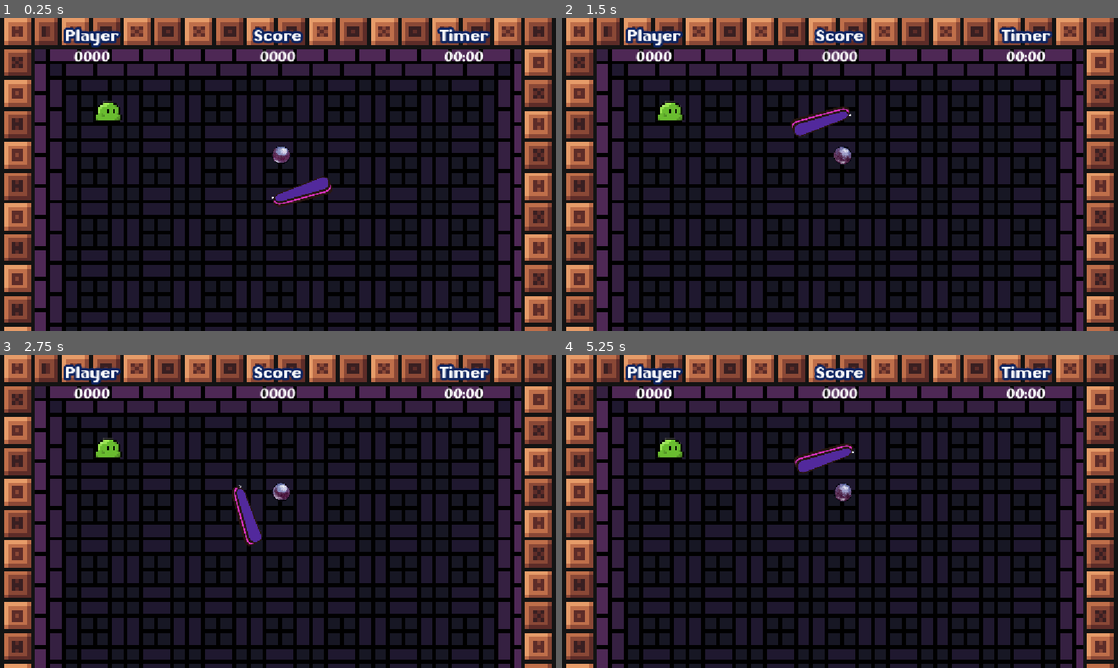
Above: before the commit, frames 1-4 (two rows, left to right).
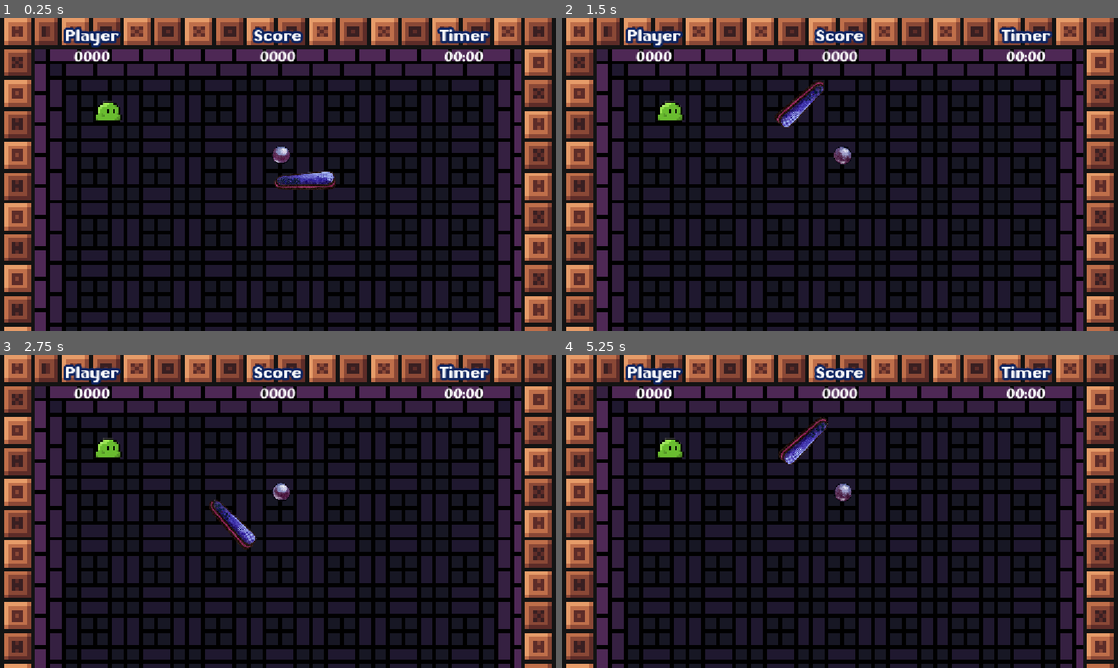
Above: after the commit, the same moments.

Repository: Edu-Dev12/Pinball_Survivor
Game: Godot game, scene res://Scenes/Level/Manager/game_manager.tscn
Two runs of this game, one before a commit and one after it. Both use one fixed random seed, a clock stepped at 60 frames per second and the inputs below.
Inputs:
- Up to frame 1 (0.25 s): no input
- Up to frame 2 (1.5 s): tap Enter at 0.5 s; hold D (Right) 0.53-1.28 s; hold S (Down) from 1.28 s (still down)
- Up to frame 3 (2.75 s): release S (Down) at 2.03 s; hold D (Right) from 2.03 s (still down)
- Up to frame 4 (5.25 s): release D (Right) at 2.78 s; hold W (Up) 2.78-3.53 s; hold A (Left) 3.53-5.03 s; hold S (Down) from 5.03 s (still down)

The runs differ from the first frame. In frame 1, 0.8% of the frame differs, in the area x 48-61%, y 48-61%; in frame 2, 1.0%, in the area x 38-52%, y 20-38%; in frame 3, 0.9%; in frame 4, 1.0%.
Error in both runs: Invalid access to property or key 'ENEMY_GROUP' on a base object of type 'Nil'. (res://Scripts/Entity/Enemy/enemy.gd:13)

Commit message:
Animação nova flipper

Diff:
--- a/rhythm-game/Scenes/Entity/Player/player.tscn
+++ b/rhythm-game/Scenes/Entity/Player/player.tscn
@@ -46,7 +46,7 @@
 autoplay = "default"
 
 [node name="Flipper" parent="VisualContainer" unique_id=380740414 instance=ExtResource("7_7lf8o")]
-position = Vector2(1, 1)
+position = Vector2(-8.037577, -14.010235)
 
 [node name="AnimationComponents" type="Node2D" parent="." unique_id=1967926830]
 
--- a/rhythm-game/Scenes/Environment/flipper.tscn
+++ b/rhythm-game/Scenes/Environment/flipper.tscn
@@ -5,23 +5,15 @@
 
 [sub_resource type="AtlasTexture" id="AtlasTexture_8x31y"]
 atlas = ExtResource("2_vjvvj")
-region = Rect2(13, 20, 250, 250)
+region = Rect2(0, 0, 360, 270)
 
 [sub_resource type="AtlasTexture" id="AtlasTexture_vjvvj"]
 atlas = ExtResource("2_vjvvj")
-region = Rect2(278, 20, 250, 250)
+region = Rect2(360, 0, 360, 270)
 
 [sub_resource type="AtlasTexture" id="AtlasTexture_pgric"]
 atlas = ExtResource("2_vjvvj")
-region = Rect2(13, 20, 250, 250)
-
-[sub_resource type="AtlasTexture" id="AtlasTexture_i4m2j"]
-atlas = ExtResource("2_vjvvj")
-region = Rect2(278, 20, 250, 250)
-
-[sub_resource type="AtlasTexture" id="AtlasTexture_xbqwb"]
-atlas = ExtResource("2_vjvvj")
-region = Rect2(808, 20, 250, 250)
+region = Rect2(1080, 0, 360, 270)
 
 [sub_resource type="SpriteFrames" id="SpriteFrames_pv2mu"]
 animations = [{
@@ -36,6 +28,9 @@
 "frames": [{
 "duration": 1.0,
 "texture": SubResource("AtlasTexture_vjvvj")
+}, {
+"duration": 1.0,
+"texture": SubResource("AtlasTexture_vjvvj")
 }],
 "loop": 1,
 "name": &"default",
@@ -44,12 +39,6 @@
 "frames": [{
 "duration": 1.0,
 "texture": SubResource("AtlasTexture_pgric")
-}, {
-"duration": 1.0,
-"texture": SubResource("AtlasTexture_i4m2j")
-}, {
-"duration": 1.0,
-"texture": SubResource("AtlasTexture_xbqwb")
 }],
 "loop": 0,
 "name": &"release",
@@ -66,7 +55,6 @@
 rotation = -0.00064755254
 
 [node name="FlipperSprite" type="AnimatedSprite2D" parent="Pivot" unique_id=2026638733]
-position = Vector2(-33.127754, 25.190996)
+position = Vector2(-17.12387, 19.201366)
 scale = Vector2(0.6477542, 0.6477542)
 sprite_frames = SubResource("SpriteFrames_pv2mu")
-animation = &"release"
Binary file changed: rhythm-game/Assets/Entity/Player/FlipperSpritesheet.png
